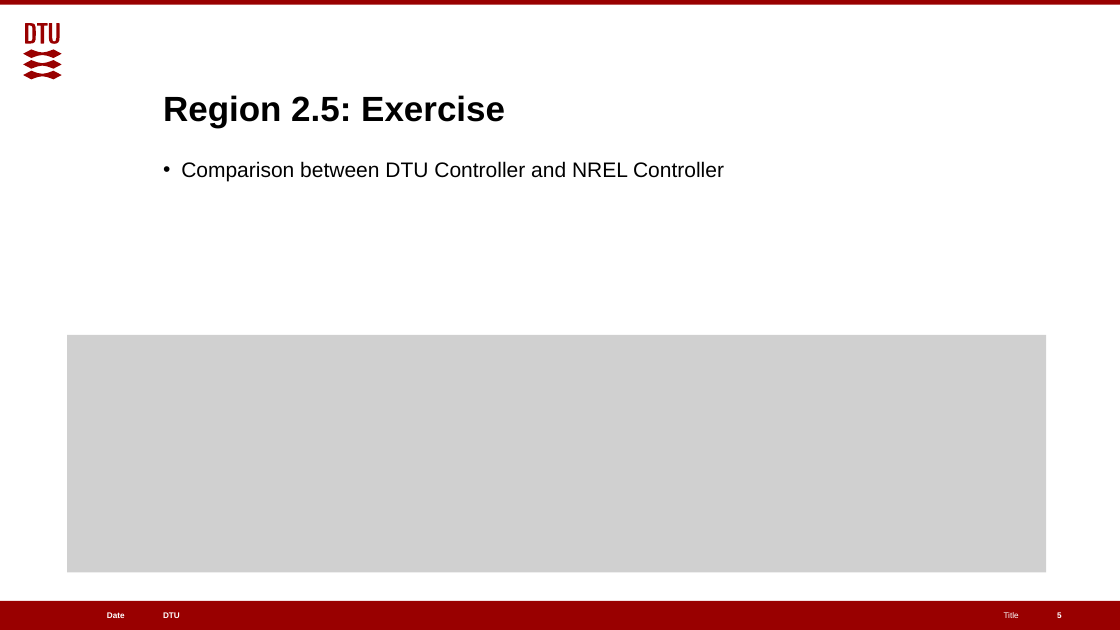
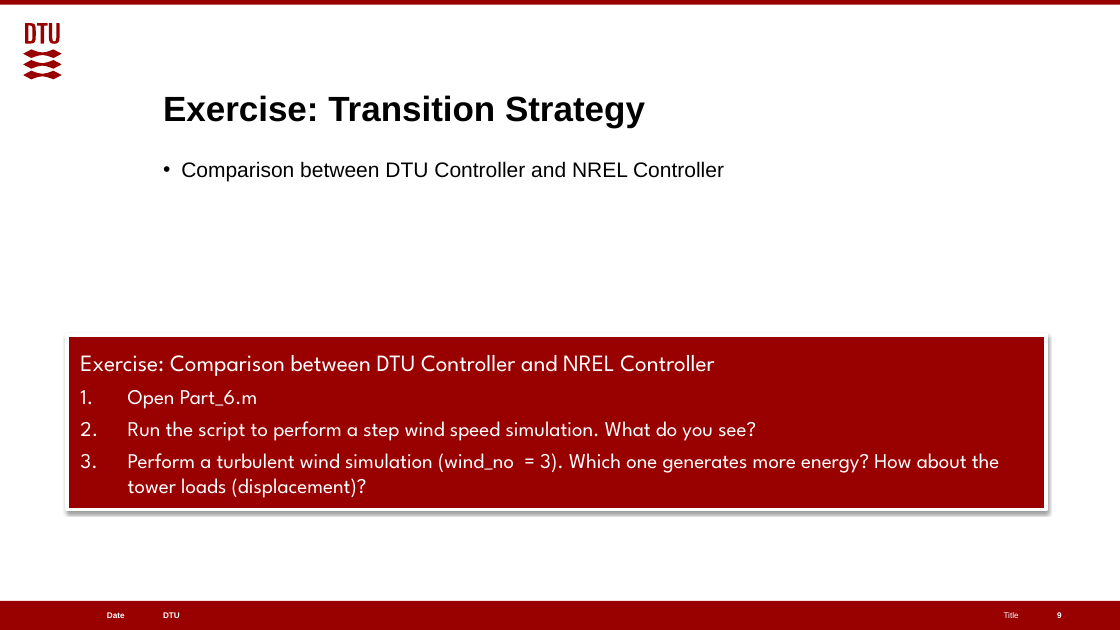
Before and after one commit to alanliowh/Control_Online_Course, a slide deck: slide 9 of teaching materials/Day 3/Day3_Part1.pptx (slide 5 before the commit). Drawn at 1120x630 pixels with LibreOffice and Linux fonts; fonts in the diff are those of the drawing; grey boxes stand for pictures. Boxes give left, top, right and bottom in pixels: in the first picture for what was removed or moved away, otherwise in the second. Text is boxed around its words. In the diff, an @@ line names an element or a change of style, - is before the commit and + after.

```diff
--- a/teaching materials/Day 3/Day3_Part1.pptx
+++ b/teaching materials/Day 3/Day3_Part1.pptx
@@ title at (x1=163, y1=95, x2=645, y2=128): text changed @@
-Region 2.5: Exercise
+Exercise: Transition Strategy
@@ picture removed at (x1=67, y1=335, x2=1046, y2=573) @@
@@ rectangle added at (x1=67, y1=335, x2=1046, y2=510), fill #990000, outline #FFFFFF 3 pt, 18 pt, text #FFFFFF @@
+Exercise: Comparison between DTU Controller and NREL Controller
+1. Open Part_6.m
+2. Run the script to perform a step wind speed simulation. What do you see?
+3. Perform a turbulent wind simulation (wind_no = 3). Which one generates more energy? How about the tower loads (displacement)?
@@ page number at (x1=1057, y1=611, x2=1062, y2=620): text changed @@
-5
+9
```
Also in this commit, not shown: 26 slides added, 2 slides removed, 19 other files.
